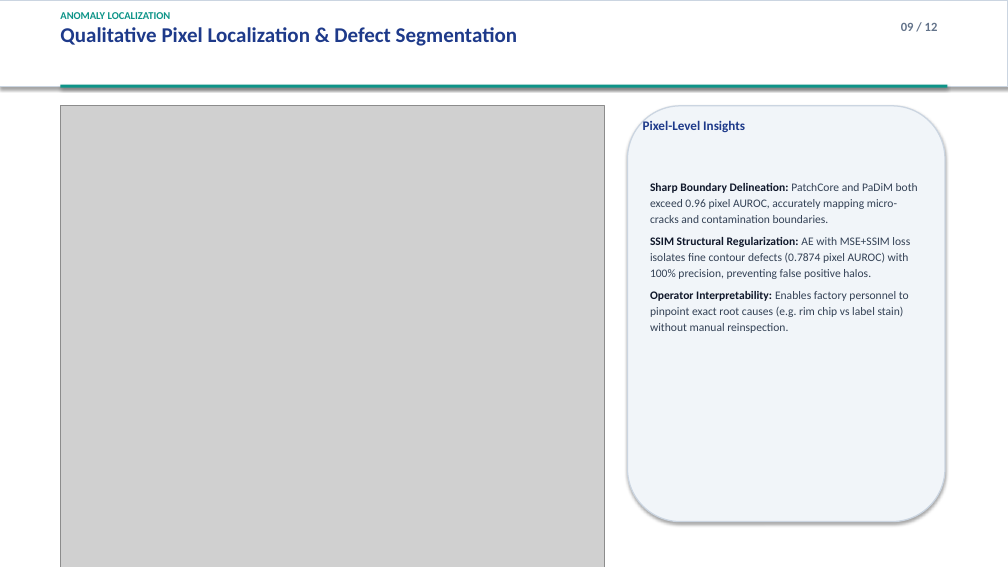
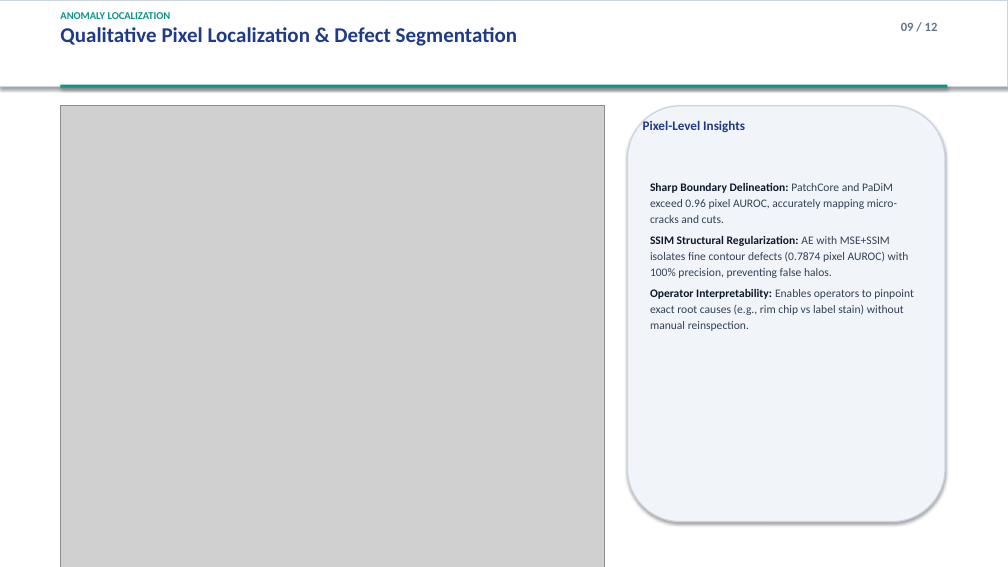
Before and after one commit to Rahul-dewangan01/Hybrid-Industrial-Visual-Anomaly-Detection, a slide deck: slide 9 of 06_FINAL_RESEARCH/Presentation/Industrial_Anomaly_Detection_Final_Presentation.pptx. Drawn at 1008x567 pixels with LibreOffice and Linux fonts; fonts in the diff are those of the drawing; grey boxes stand for pictures. Boxes give left, top, right and bottom in pixels: in the first picture for what was removed or moved away, otherwise in the second. Text is boxed around its words. In the diff, an @@ line names an element or a change of style, - is before the commit and + after.

```diff
--- a/06_FINAL_RESEARCH/Presentation/Industrial_Anomaly_Detection_Final_Presentation.pptx
+++ b/06_FINAL_RESEARCH/Presentation/Industrial_Anomaly_Detection_Final_Presentation.pptx
@@ text at bbox=[650, 183, 913, 331]: text changed @@
-Sharp Boundary Delineation: PatchCore and PaDiM both exceed 0.96 pixel AUROC, accurately mapping micro-cracks and contamination boundaries.
-SSIM Structural Regularization: AE with MSE+SSIM loss isolates fine contour defects (0.7874 pixel AUROC) with 100% precision, preventing false positive halos.
-Operator Interpretability: Enables factory personnel to pinpoint exact root causes (e.g. rim chip vs label stain) without manual reinspection.
+Sharp Boundary Delineation: PatchCore and PaDiM exceed 0.96 pixel AUROC, accurately mapping micro-cracks and cuts.
+SSIM Structural Regularization: AE with MSE+SSIM isolates fine contour defects (0.7874 pixel AUROC) with 100% precision, preventing false halos.
+Operator Interpretability: Enables operators to pinpoint exact root causes (e.g., rim chip vs label stain) without manual reinspection.
```
Also in this commit, not shown: 11 other slides changed, 44 other files.
